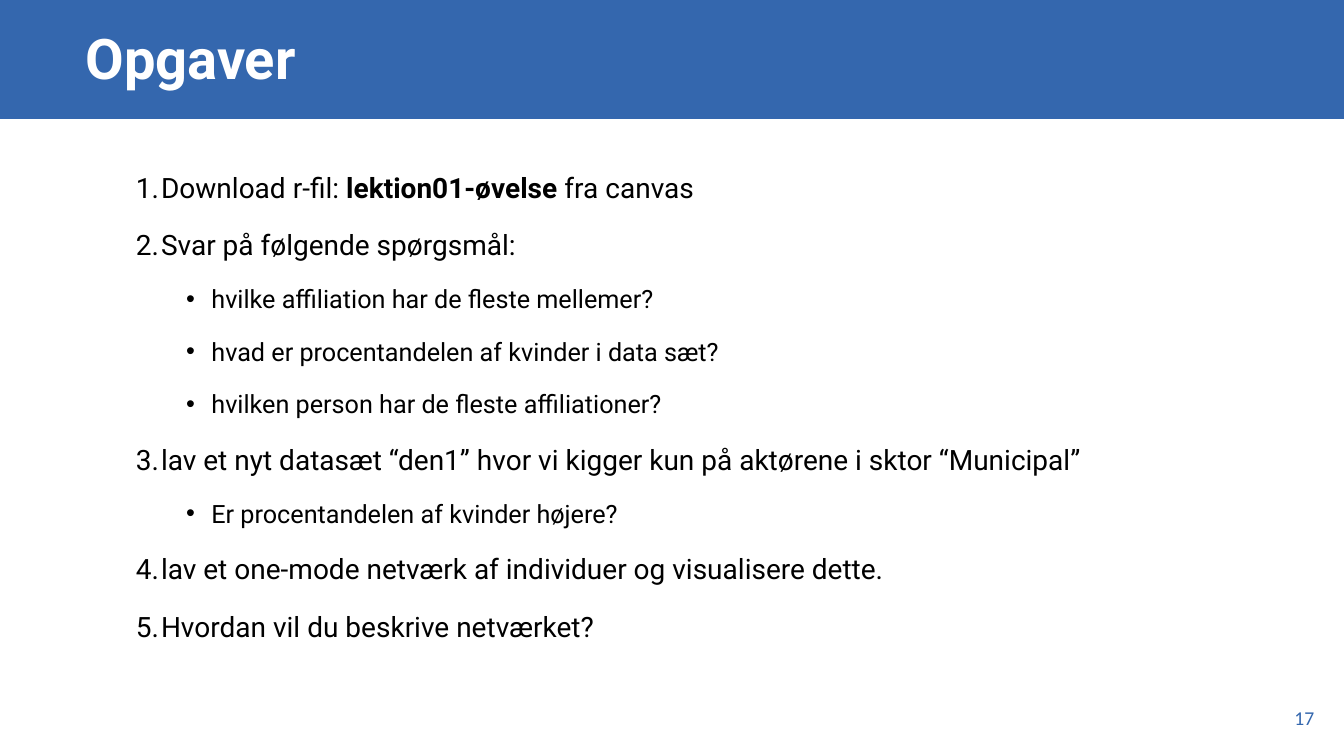
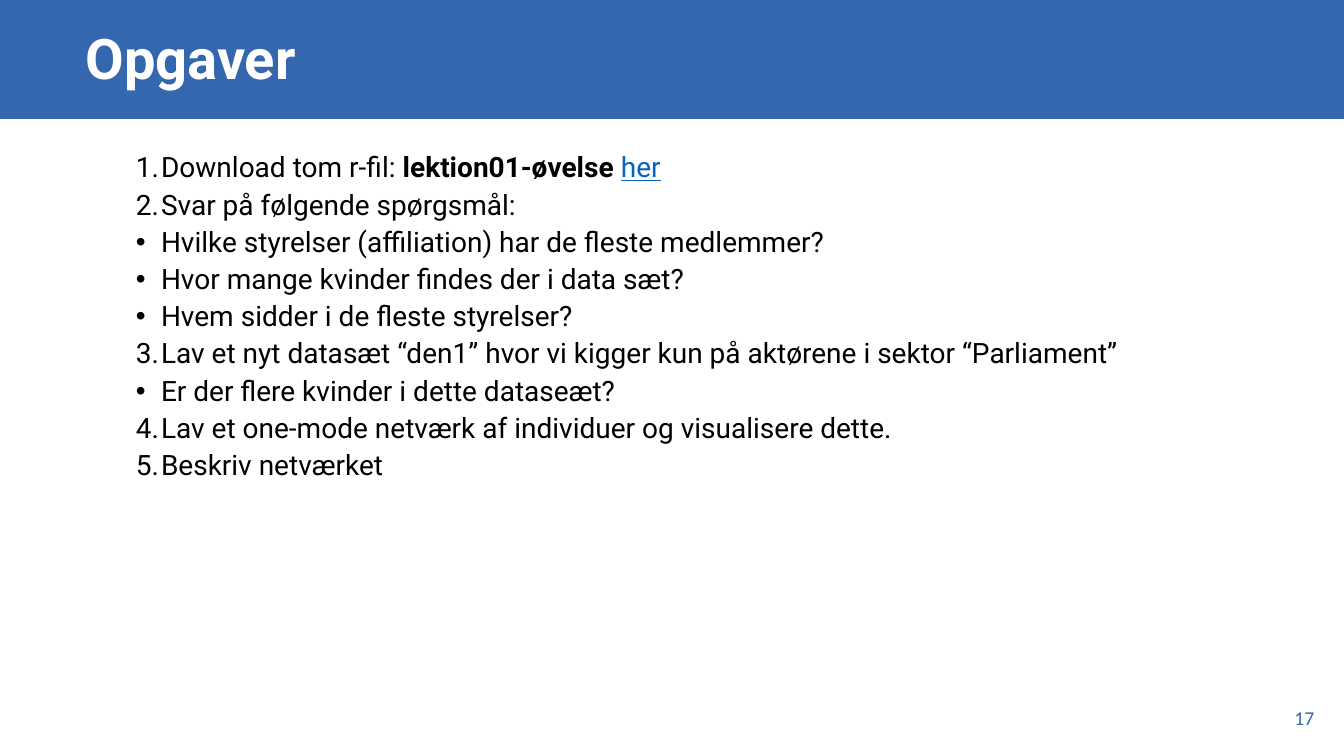
Before and after one commit to GamerdingerA/agamerdinger, a slide deck: slide 17 of content/teaching/virksomhedsstrategi/lektion01-powerpoint.pptx. Drawn at 1344x756 pixels with LibreOffice and Linux fonts; fonts in the diff are those of the drawing. Boxes give left, top, right and bottom in pixels: in the first picture for what was removed or moved away, otherwise in the second. Text is boxed around its words. In the diff, an @@ line names an element or a change of style, - is before the commit and + after.

```diff
--- a/content/teaching/virksomhedsstrategi/lektion01-powerpoint.pptx
+++ b/content/teaching/virksomhedsstrategi/lektion01-powerpoint.pptx
@@ text at [136, 155, 661, 181]: text changed @@
-  1. Download r-fil: lektion01-øvelse fra canvas
+  1. Download tom r-fil: lektion01-øvelse her
@@ text at [136, 192, 516, 221]: line spacing 1.5 to 0.9 @@
@@ text at [136, 229, 1117, 476]: text changed; size 18 to 20 pt @@
-    • hvilke affiliation har de fleste mellemer?
-    • hvad er procentandelen af kvinder i data sæt?
-    • hvilken person har de fleste affiliationer?
-  3. lav et nyt datasæt “den1” hvor vi kigger kun på aktørene i sktor “Municipal”
-    • Er procentandelen af kvinder højere?
-  4. lav et one-mode netværk af individuer og visualisere dette.
-  5. Hvordan vil du beskrive netværket?
+  • Hvilke styrelser (affiliation) har de fleste medlemmer?
+  • Hvor mange kvinder findes der i data sæt?
+  • Hvem sidder i de fleste styrelser?
+  3. Lav et nyt datasæt “den1” hvor vi kigger kun på aktørene i sektor “Parliament”
+  • Er der flere kvinder i dette dataseæt?
+  4. Lav et one-mode netværk af individuer og visualisere dette.
+  5. Beskriv netværket
```
Also in this commit, not shown: 11 other slides changed, 1 slide added, 1 slide removed, 1 other file.
